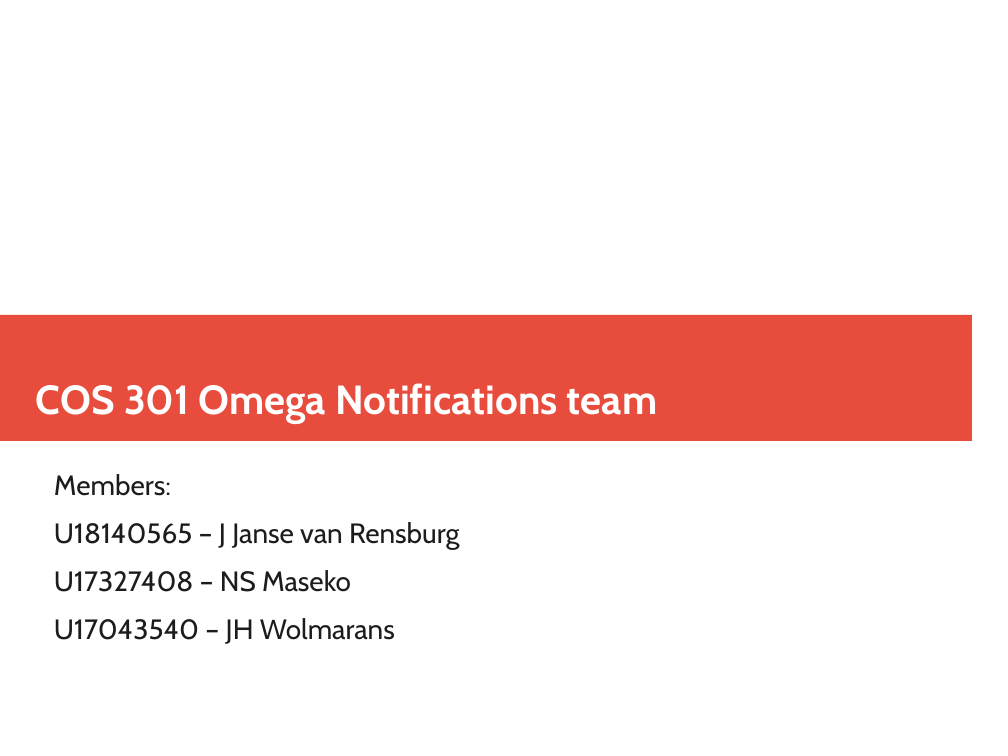
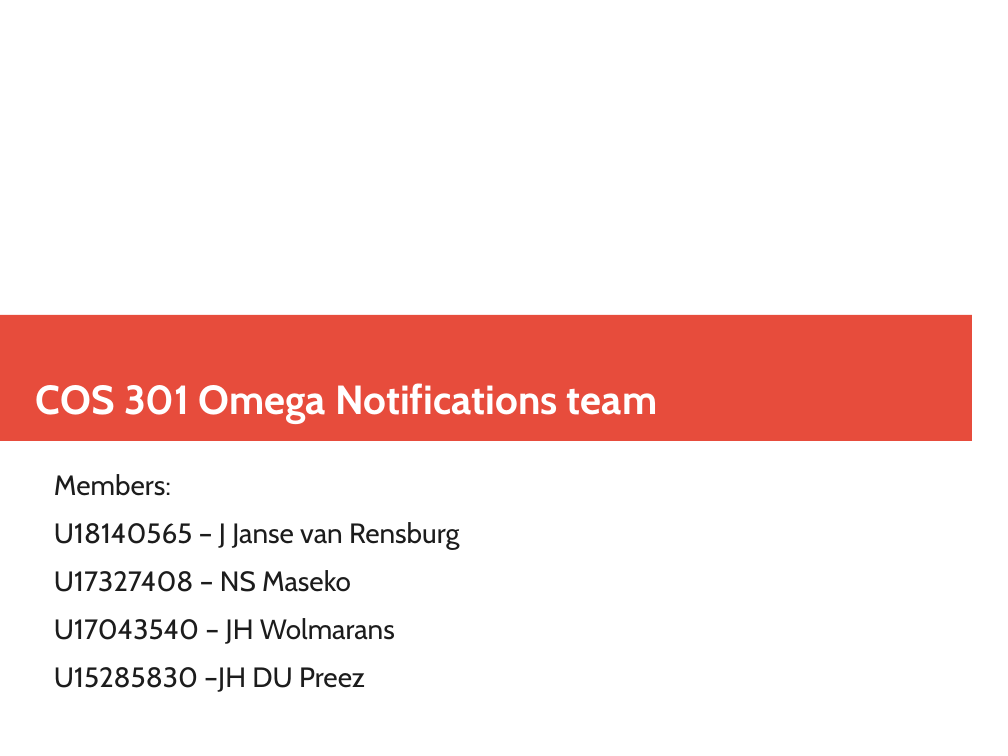
Before and after one commit to TNSelahle/Mouthpiece, a slide deck: slide 1 of Notifications/COS301_Omega_Notifications_Demo2.odp. Drawn at 1008x756 pixels with LibreOffice and Linux fonts; fonts in the diff are those of the drawing. Boxes give left, top, right and bottom in pixels: in the first picture for what was removed or moved away, otherwise in the second. Text is boxed around its words. In the diff, an @@ line names an element or a change of style, - is before the commit and + after.

Commit message:
added hencos name to the powerpoint

```diff
--- a/Notifications/COS301_Omega_Notifications_Demo2.odp
+++ b/Notifications/COS301_Omega_Notifications_Demo2.odp
@@ subtitle at [54,667,365,692]: paragraph added @@
+U15285830 –JH DU Preez
```
Also in this commit, not shown: 1 other file.
